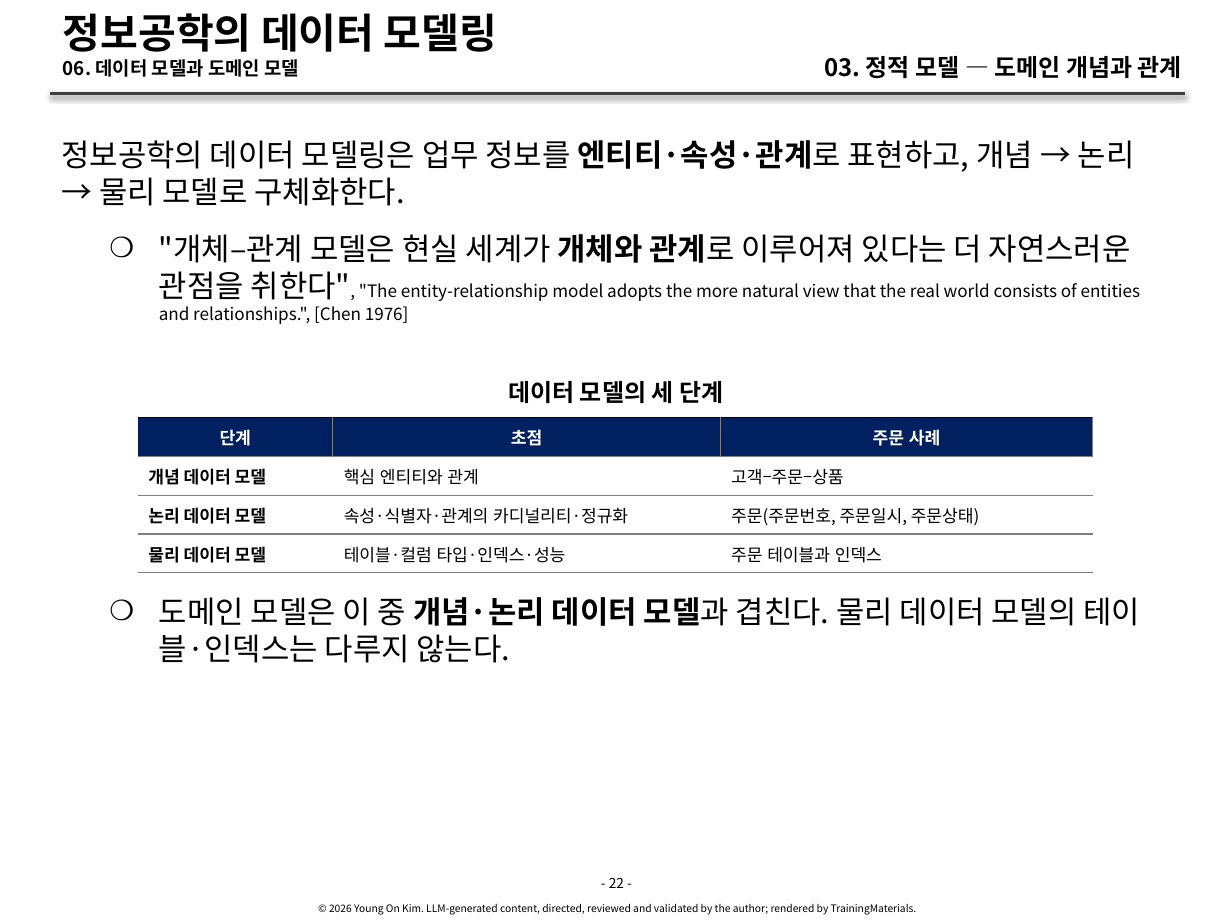
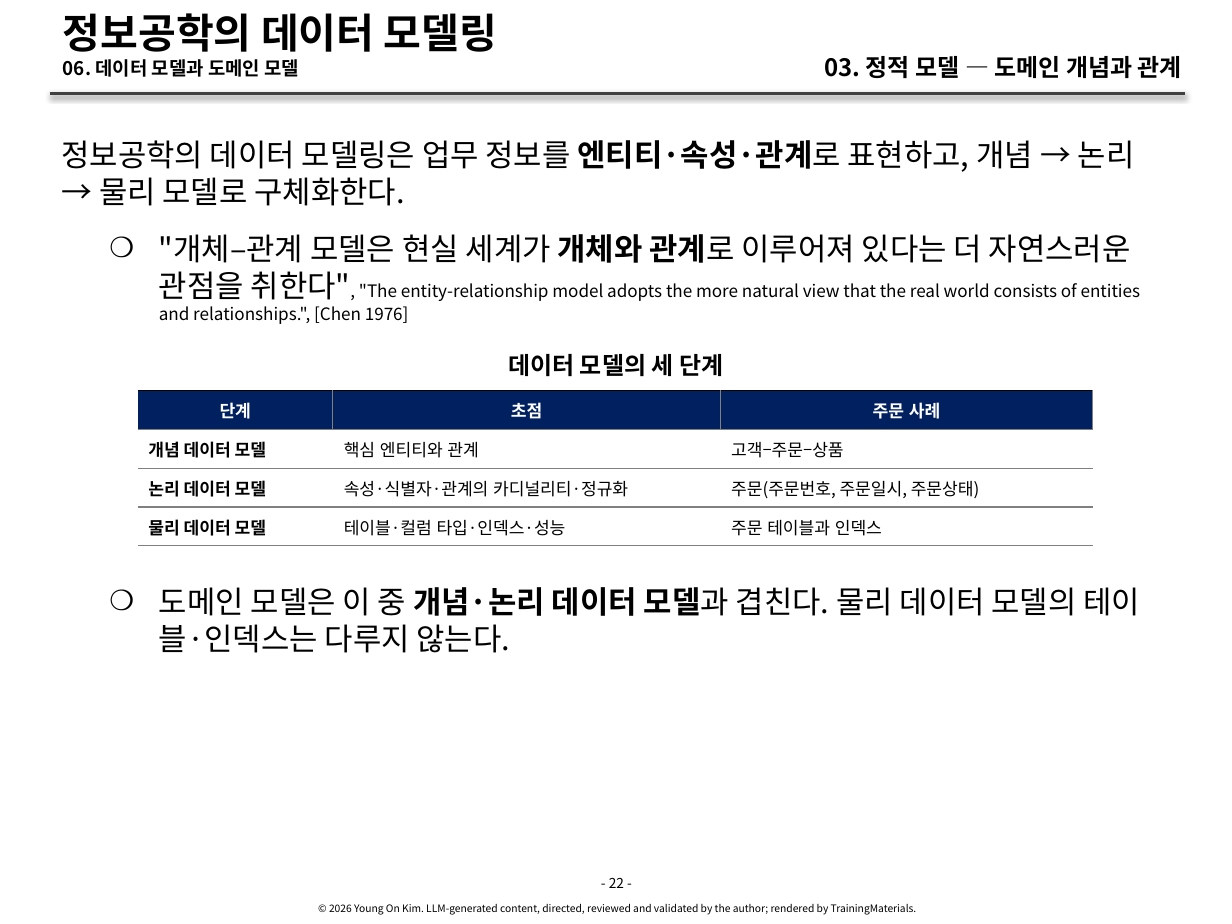
Before and after one commit to YoungSan77/TrainingMaterials, a slide deck: slide 22 of courses/ooad/sessions/s03.pptx. Drawn at 1232x924 pixels with LibreOffice and Linux fonts; fonts in the diff are those of the drawing. Boxes give left, top, right and bottom in pixels: in the first picture for what was removed or moved away, otherwise in the second. Text is boxed around its words. In the diff, an @@ line names an element or a change of style, - is before the commit and + after.

```diff
--- a/courses/ooad/sessions/s03.pptx
+++ b/courses/ooad/sessions/s03.pptx
@@ text "데이터 모델의 세 단계": place and size @@
-text "데이터 모델의 세 단계" at (508,381,723,403)
+text "데이터 모델의 세 단계" at (508,354,723,376)
@@ table: place and size @@
-table at (138,418,1093,924)
+table at (138,391,1093,913)
@@ text "도메인 모델은 이 중 개념·논리 ...": place and size @@
-text "도메인 모델은 이 중 개념·논리 ..." at (159,597,1141,663)
+text "도메인 모델은 이 중 개념·논리 ..." at (159,587,1141,653)
```
Also in this commit, not shown: 71 other slides changed, 1 slide added, 52 other files.
